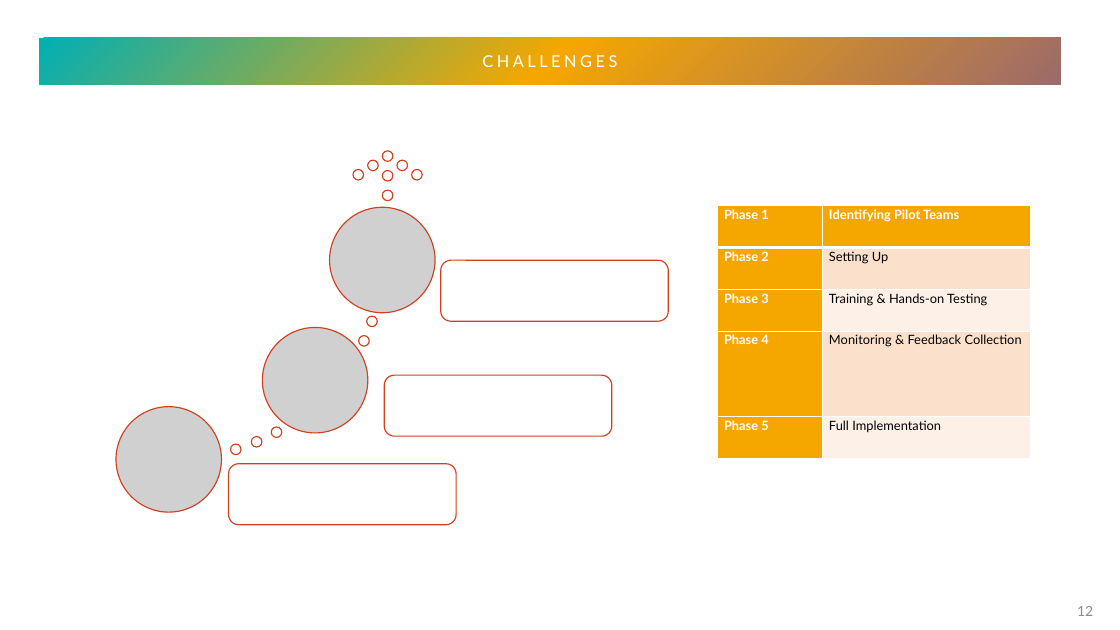
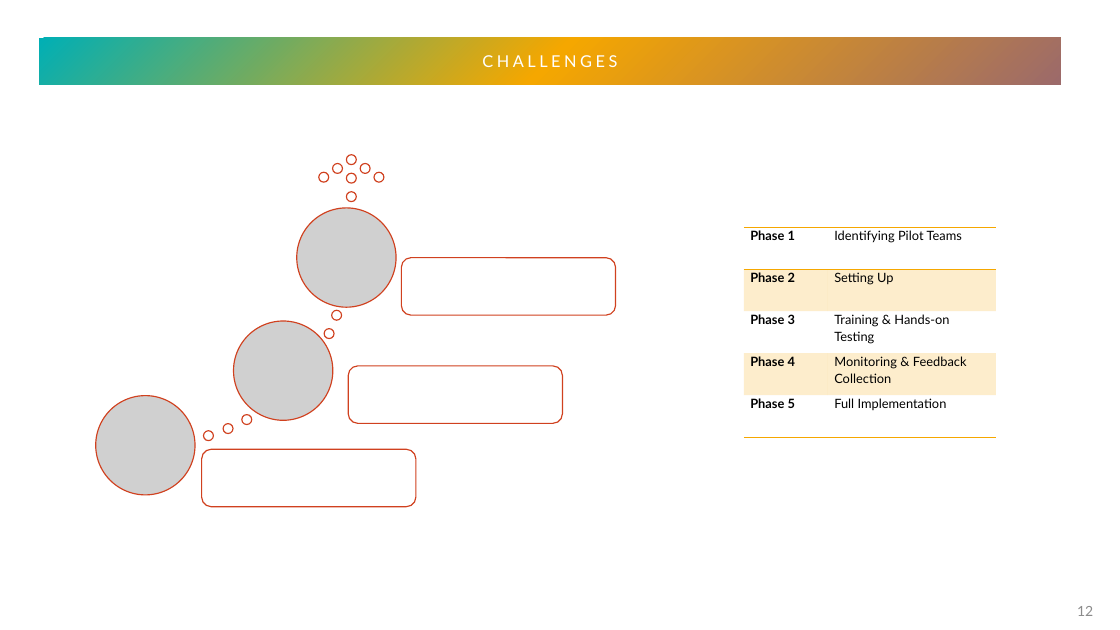
Before and after one commit to scidata-22/case-equity, a slide deck: slide 12 of myWork.pptx. Drawn at 1120x630 pixels with LibreOffice and Linux fonts; fonts in the diff are those of the drawing; grey boxes stand for pictures. Boxes give left, top, right and bottom in pixels: in the first picture for what was removed or moved away, otherwise in the second. Text is boxed around its words. In the diff, an @@ line names an element or a change of style, - is before the commit and + after.

```diff
--- a/myWork.pptx
+++ b/myWork.pptx
@@ ellipse: place and size @@
-ellipse at <box>412,170,423,181</box>
+ellipse at <box>319,172,329,182</box>
@@ ellipse: place and size @@
-ellipse at <box>397,160,408,171</box>
+ellipse at <box>333,164,343,174</box>
@@ ellipse: place and size @@
-ellipse at <box>353,170,364,181</box>
+ellipse at <box>346,173,356,183</box>
@@ ellipse: place and size @@
-ellipse at <box>382,151,393,162</box>
+ellipse at <box>346,155,356,165</box>
@@ ellipse: place and size @@
-ellipse at <box>368,160,379,171</box>
+ellipse at <box>360,164,371,174</box>
@@ ellipse: place and size @@
-ellipse at <box>382,171,393,181</box>
+ellipse at <box>374,172,384,182</box>
@@ picture: place and size @@
-picture at <box>329,208,435,313</box>
+picture at <box>297,208,396,307</box>
@@ ellipse: place and size @@
-ellipse at <box>382,190,393,201</box>
+ellipse at <box>346,192,356,202</box>
@@ table at <box>744,227,996,437</box> @@
@@ fill #F5A700 to none in 4 cells @@
@@ fill #F5A700 to #F5A700 at 20% opacity in 2 cells @@
@@ fill #FBE1CC to #F5A700 at 20% opacity in 2 cells @@
@@ fill #FDF1E7 to none in 2 cells @@
@@ text colour #FFFFFF to #000000 in "Phase 1", "Identifying Pilot Teams", "Phase 2", "Phase 3" and 2 more places @@
@@ bold off in "Identifying Pilot Teams" @@
@@ borders changed @@
@@ table: place and size @@
-table at <box>718,206,1030,459</box>
+table at <box>744,227,996,437</box>
@@ rounded rectangle: place and size @@
-rounded rectangle at <box>441,260,669,322</box>
+rounded rectangle at <box>402,258,616,315</box>
@@ picture: place and size @@
-picture at <box>262,328,368,434</box>
+picture at <box>234,321,333,420</box>
@@ ellipse: place and size @@
-ellipse at <box>359,336,370,347</box>
+ellipse at <box>324,329,334,339</box>
@@ ellipse: place and size @@
-ellipse at <box>367,316,378,327</box>
+ellipse at <box>332,310,342,320</box>
@@ rounded rectangle: place and size @@
-rounded rectangle at <box>384,376,612,437</box>
+rounded rectangle at <box>349,366,563,423</box>
@@ picture: place and size @@
-picture at <box>116,407,222,513</box>
+picture at <box>96,396,195,495</box>
@@ ellipse: place and size @@
-ellipse at <box>251,437,262,448</box>
+ellipse at <box>242,415,252,425</box>
@@ ellipse: place and size @@
-ellipse at <box>271,427,282,438</box>
+ellipse at <box>203,431,213,441</box>
@@ ellipse: place and size @@
-ellipse at <box>230,444,241,455</box>
+ellipse at <box>223,423,234,434</box>
@@ rounded rectangle: place and size @@
-rounded rectangle at <box>229,464,456,525</box>
+rounded rectangle at <box>202,450,416,507</box>
```
Also in this commit, not shown: 5 other slides changed.
